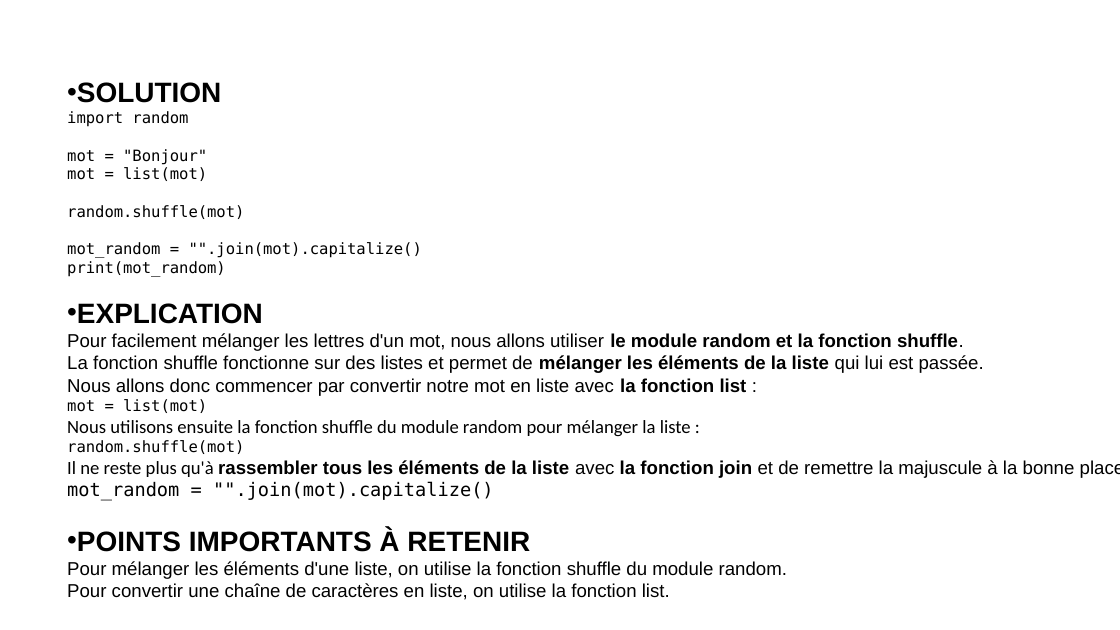
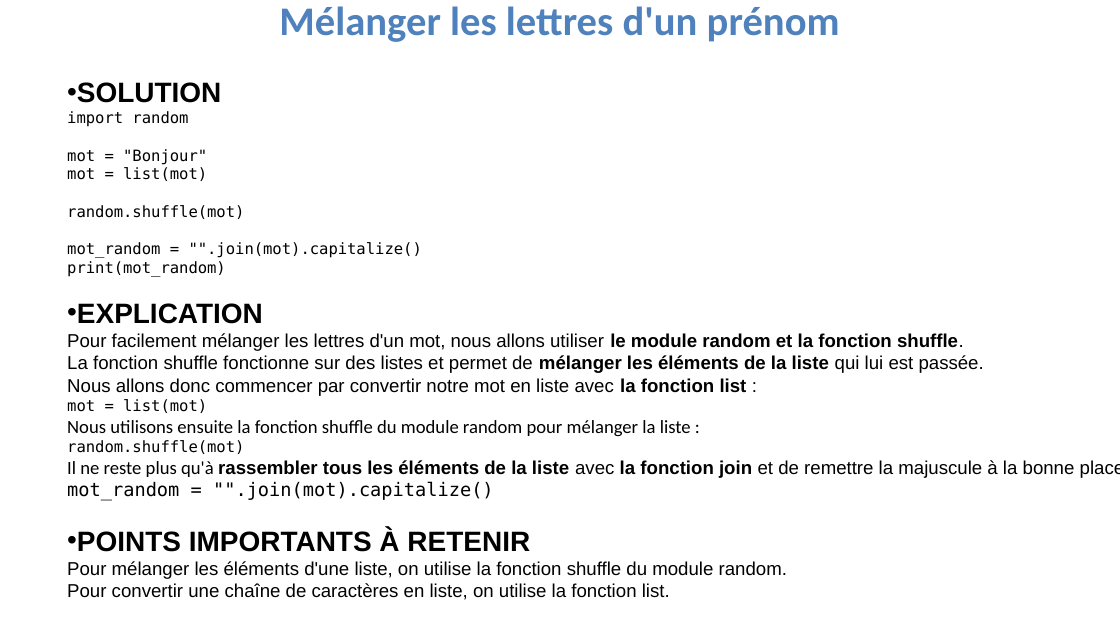
Before and after one commit to julienPalleau/Udemy, a slide deck: slide 81 of PythonParLaPratique 101 exercices/Python in 90 minutes [Enregistrement automatique].pptx (slide 80 before the commit). Drawn at 1120x630 pixels with LibreOffice and Linux fonts; fonts in the diff are those of the drawing. Boxes give left, top, right and bottom in pixels: in the first picture for what was removed or moved away, otherwise in the second. Text is boxed around its words. In the diff, an @@ line names an element or a change of style, - is before the commit and + after.

```diff
--- a/PythonParLaPratique 101 exercices/Python in 90 minutes [Enregistrement automatique].pptx
+++ b/PythonParLaPratique 101 exercices/Python in 90 minutes [Enregistrement automatique].pptx
@@ title "Mélanger les lettres d'un prénom": place and size @@
-title "Mélanger les lettres d'un prénom" at (202, 333, 405, 351)
+title "Mélanger les lettres d'un prénom" at (279, 6, 840, 42)
@@ title "Mélanger les lettres d'un prénom" at (279, 6, 840, 42): size 36 to 26.1 pt, font Arial to Calibri, text colour #000000 to #4F81BD, bold on @@
```
Also in this commit, not shown: 49 other slides changed, 1 slide added, 4 other files.
